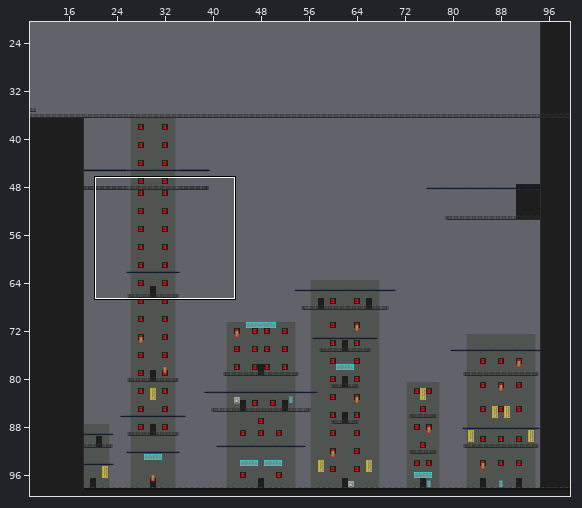
Level history. Tiled map: Assets/Maps/market.tmx. Above: a wide view before the commit, with the close-up outlined.
Close-up. Before the commit:
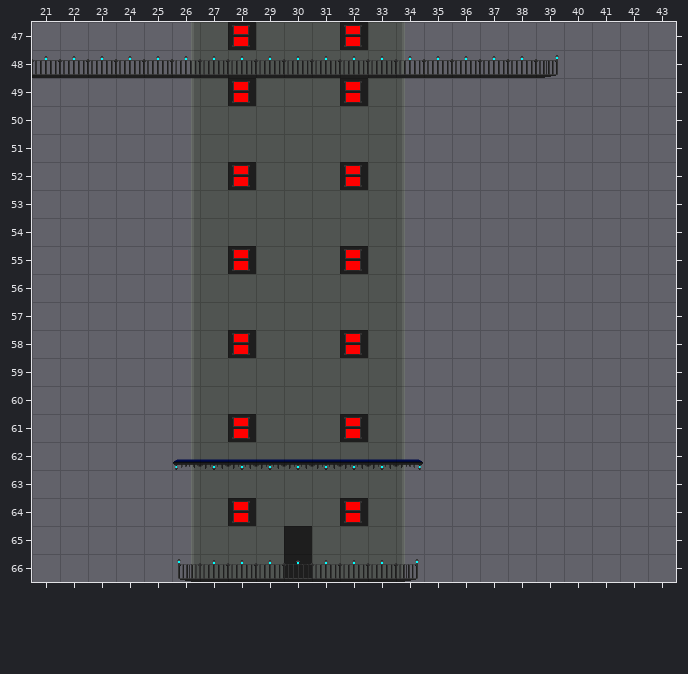
Cells are 32x32 px. Shown: x 21..43, y 47..66. The commit also changed other parts of the map, which this record leaves out.
And afterwards:
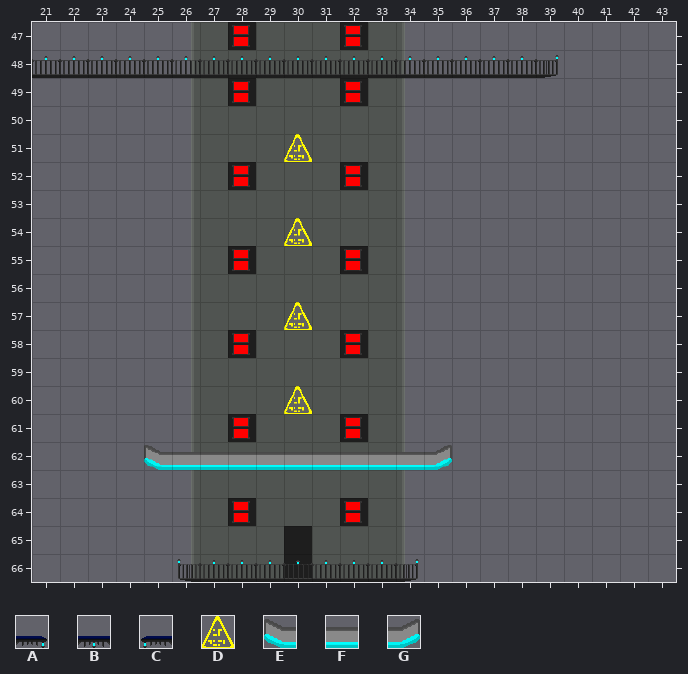
Key: from "sunset": A 2 "roofEdge", B 3 "roofMiddle", C 17 "RoofEdgeMirror", D 40 "upSign", E 42 "pagotaLeft", F 43 "pagotaMiddle", G 44 "pagotaRight".
_ is an empty cell.
Tiles replaced or removed in this view: A, B, C.
The exact change:
Changed rows in their new state; . is an unchanged cell.
Layer "Tile Layer 1":
first column x 25:
51 .....D.....
54 .....D.....
57 .....D.....
60 .....D.....
62 EFFFFFFFFFG
Boxes around the changes in both close-ups, in picture pixels (x1, y1, x2, y2):
added: (284, 134, 312, 162)
added: (284, 218, 312, 246)
added: (284, 302, 312, 330)
added: (284, 386, 312, 414)
changed: (144, 445, 452, 470)
